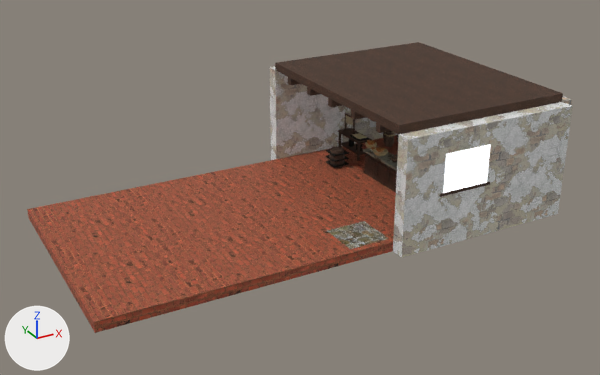
Two versions of the Blender file projects/hichaukitoden-game/assets/authoring/environments/alicias_padaria.blend, one commit apart.
Camera for both pictures: a 50 mm lens placed at (-16.41, -23.8, 12.48), pointed at (-3.56, -0.44, 0.8). Every picture has the same lights, and +X, +Y and +Z are marked at lower left. The picture after the commit comes second.

Objects in the first picture: 'ceiling', 'counter', 'exit_threshold', 'floor', 'floor_apron', 'side_wall_0_over_0', 'side_wall_0_pier_0', 'side_wall_0_pier_1', 'side_wall_0_under_0', 'side_wall_1_pier_0', 'side_window_daylight_0', 'wax_bench' and 12 more.
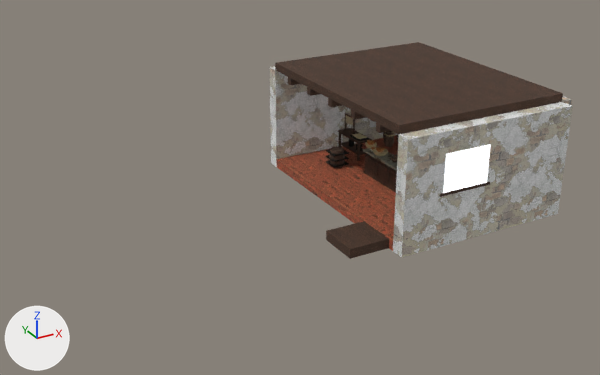
Where the change shows, as pixel boxes [x1, y1, x2, y2] in the pictures (600 x 375 px):
```json
{"object": "floor_apron", "change": "deleted", "before": [27, 159, 393, 333], "on screen": "brown"}
{"object": "exit_threshold", "change": "recoloured, moved", "before": [327, 221, 389, 249], "after": [326, 221, 389, 259], "on screen": "darker"}
```

Scene script edits in JSON lines:
```json
{"block": "me_exit_threshold_mesh", "where": "me_exit_threshold_mesh.from_pydata(...)  # 8 vertices, 6 faces; spans x -0.75..0.75, y -0.75..0.75, z -0.17..0.17"}
{"op": "remove", "block": "me_exit_threshold_mesh", "code": "me_exit_threshold_mesh.materials.append(mat_sr_rough_limestone)"}
{"op": "add", "block": "me_exit_threshold_mesh", "code": "me_exit_threshold_mesh.materials.append(mat_sr_dark_wood)"}
{"op": "remove", "block": "ob_floor_apron", "code": ["ob_floor_apron = bpy.data.objects.new('floor_apron', me_floor_apron_mesh)", "ob_floor_apron.parent = ob_alicias_padaria", "ob_floor_apron.location = (-7.074, 0.0, -0.175)"]}
{"op": "set", "path": "ob_exit_threshold.location", "old": "(-2.885, -3.15, -0.173)", "new": "(-2.885, -3.15, -0.175)"}
```
